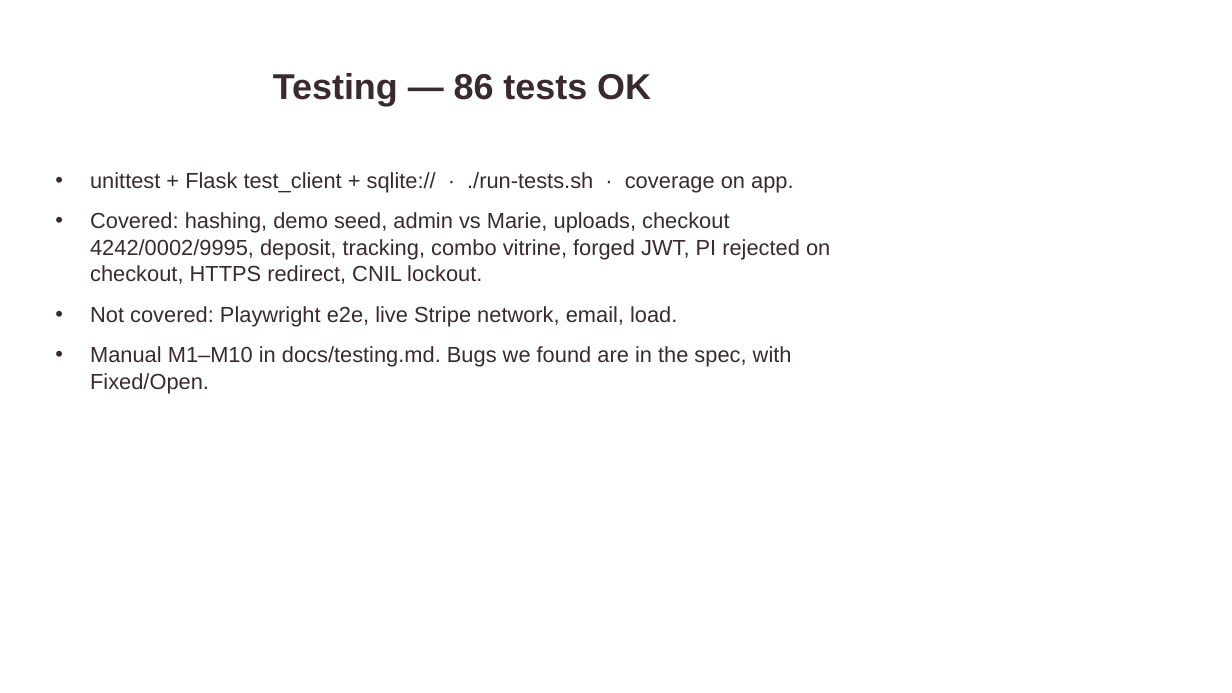
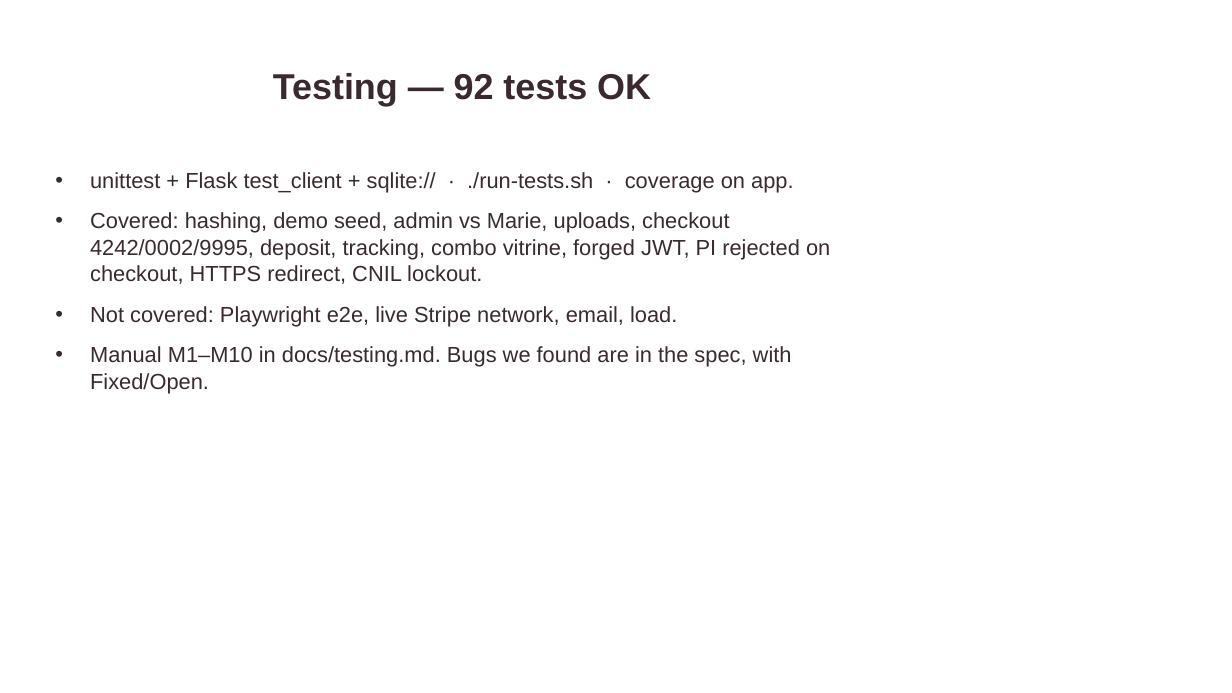
Before and after one commit to Issercio/Demo-day, a slide deck: slide 17 of docs/presentation/Pivoine-Lilas.pptx. Drawn at 1232x693 pixels with LibreOffice and Linux fonts; fonts in the diff are those of the drawing. Boxes give left, top, right and bottom in pixels: in the first picture for what was removed or moved away, otherwise in the second. Text is boxed around its words. In the diff, an @@ line names an element or a change of style, - is before the commit and + after.

```diff
--- a/docs/presentation/Pivoine-Lilas.pptx
+++ b/docs/presentation/Pivoine-Lilas.pptx
@@ title at <box>273,73,651,106</box>: text changed @@
-Testing — 86 tests OK
+Testing — 92 tests OK
```
Also in this commit, not shown: 7 other slides changed, 30 other files.
